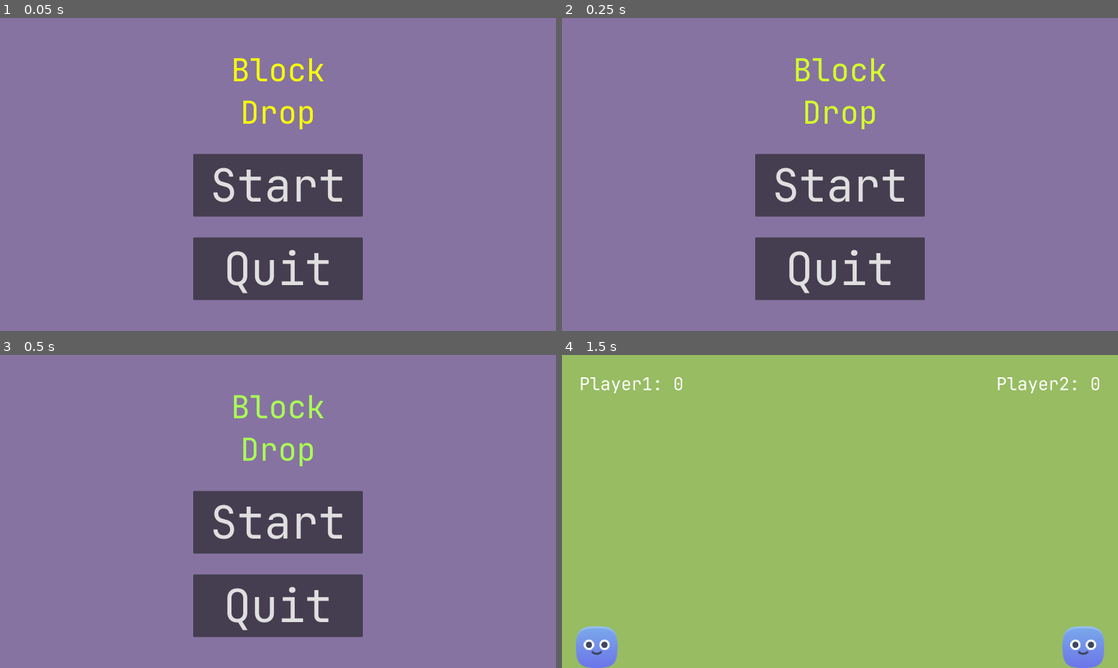
Above: before the commit, frames 1-4 (two rows, left to right).
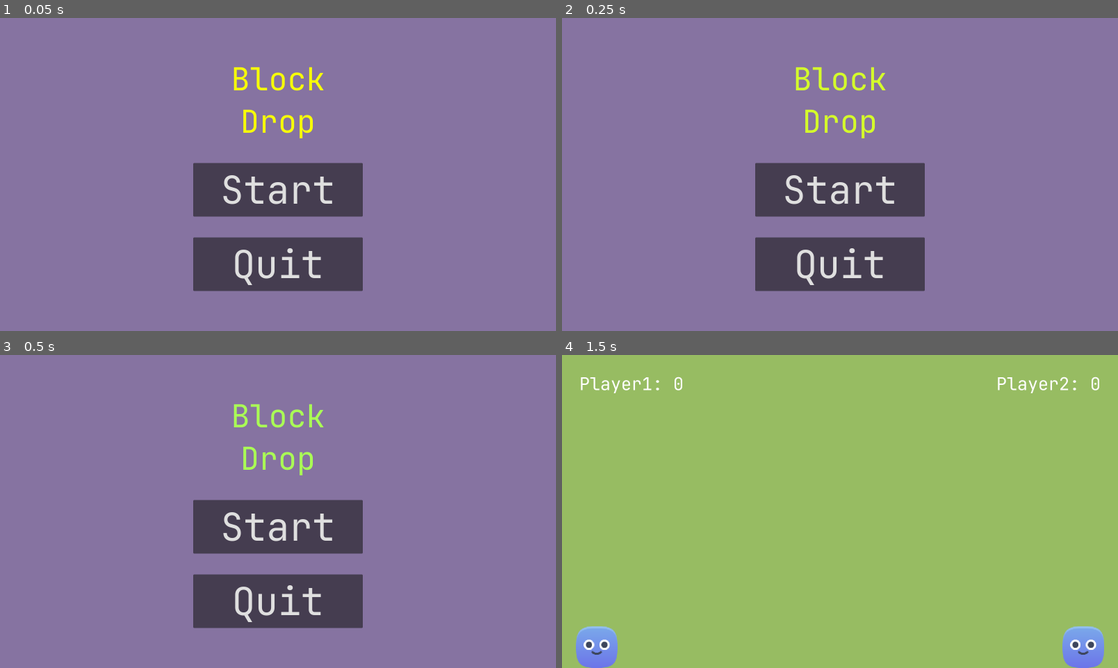
Above: after the commit, the same moments.

Repository: Aschii6/Block-Drop
Game: Godot game, scene res://scenes/screens/title_screen/title_screen.tscn
Same seed, same stepped clock (60 frames per second), same inputs: the game is played once before the commit and once after it.
Inputs:
- Up to frame 1 (0.05 s): no input
- Up to frame 2 (0.25 s): no input
- Up to frame 3 (0.5 s): no input
- Up to frame 4 (1.5 s): click "Start" at 0.5 s

The runs differ from the first frame. In frame 1, 4.9% of the frame differs, in the area x 34-66%, y 12-91%; in frame 2, 4.9%; in frame 3, 4.9%; in frame 4, nothing differs.

Commit message:
Make buttons smaller

Diff:
--- a/themes/button_theme.tres
+++ b/themes/button_theme.tres
@@ -3,5 +3,5 @@
 [ext_resource type="FontFile" uid="uid://c57ehop5l3rba" path="res://common_assets/fonts/JetBrainsMono-Regular.ttf" id="1_kiw1l"]
 
 [resource]
-Button/font_sizes/font_size = 130
+Button/font_sizes/font_size = 110
 Button/fonts/font = ExtResource("1_kiw1l")
